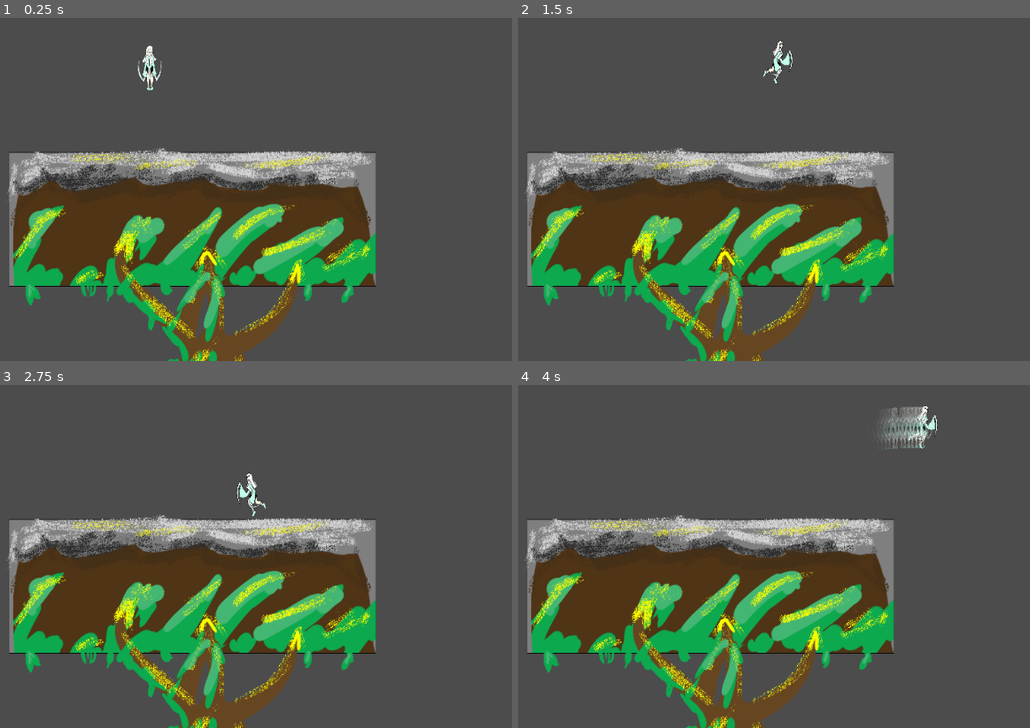
Above: before the commit, frames 1-4 (two rows, left to right).
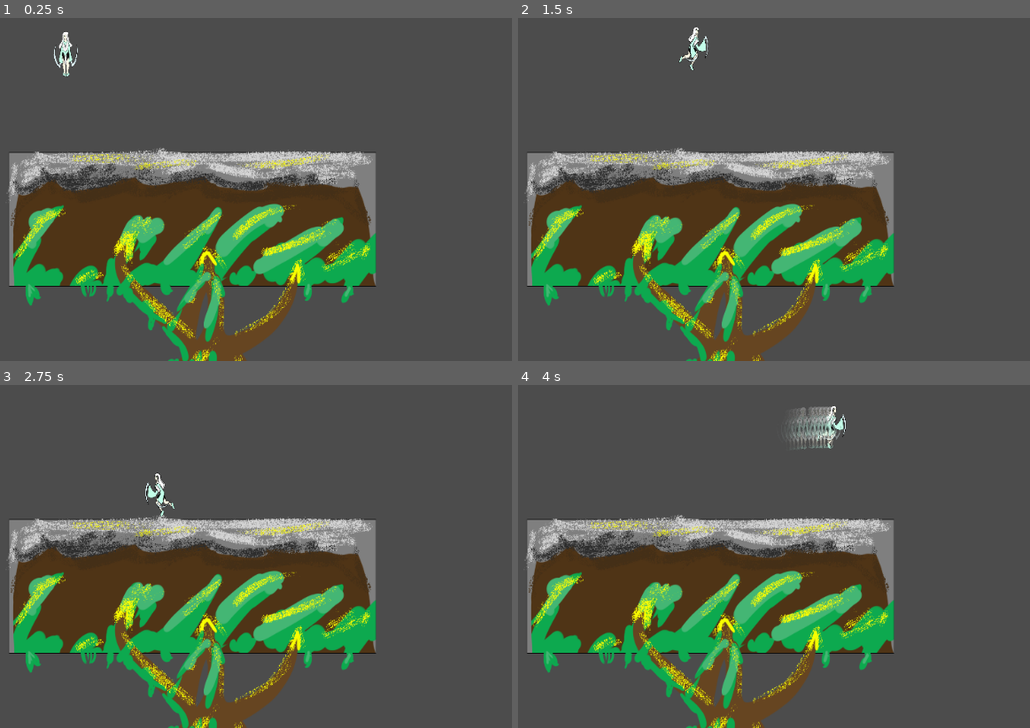
Above: after the commit, the same moments.

Repository: Samferos/Division-Star
Game: Godot game, scene res://testplayerandscene.tscn
Two runs of this game, one before a commit and one after it. Both use one fixed random seed, a clock stepped at 60 frames per second and the inputs below.
Inputs:
- Up to frame 1 (0.25 s): no input
- Up to frame 2 (1.5 s): hold D (Right) from 0.53 s (still down); tap Space (Jump) at 0.77 s
- Up to frame 3 (2.75 s): tap Space (Jump) at 1.52 s; release D (Right) at 2.03 s; hold Q (Left) from 2.03 s (still down)
- Up to frame 4 (4 s): release Q (Left) at 2.78 s; hold D (Right) from 2.78 s (still down); tap Space (Jump) at 3.02, 3.77 s

The runs differ from the first frame. In frame 1, 0.5% of the frame differs, in the area x 10-32%, y 3-22%; in frame 2, 0.5%; in frame 3, 0.5%; in frame 4, 1.7%, in the area x 52-83%, y 6-19%.

Commit message:
a

Diff:
--- a/Scripts/Player.gd
+++ b/Scripts/Player.gd
@@ -1,5 +1,6 @@
 extends KinematicBody2D
 
+export var playerID := 0
 export var speed = 10.0
 export var jumpForce = 5
 export var fallMultiplier = 7
--- a/testplayerandscene.tscn
+++ b/testplayerandscene.tscn
@@ -13,7 +13,7 @@
 position = Vector2( 4, 3 )
 
 [node name="player" parent="." instance=ExtResource( 2 )]
-position = Vector2( -93, -147 )
+position = Vector2( -269, -171 )
 speed = 4.0
 
 [node name="Camera2D" type="Camera2D" parent="."]
@@ -21,13 +21,14 @@
 zoom = Vector2( 1.45, 1.177 )
 
 [node name="DeathZone" type="Area2D" parent="."]
+visible = false
 
 [node name="CollisionShape2D" type="CollisionShape2D" parent="DeathZone"]
 position = Vector2( 6.5, 1.5 )
 shape = SubResource( 1 )
 
 [node name="spawnpoint" type="Position2D" parent="."]
-position = Vector2( -95, -145 )
+position = Vector2( 8, -205 )
 script = ExtResource( 3 )
 
 [connection signal="body_exited" from="DeathZone" to="spawnpoint" method="_on_DeathZone_body_exited"]
